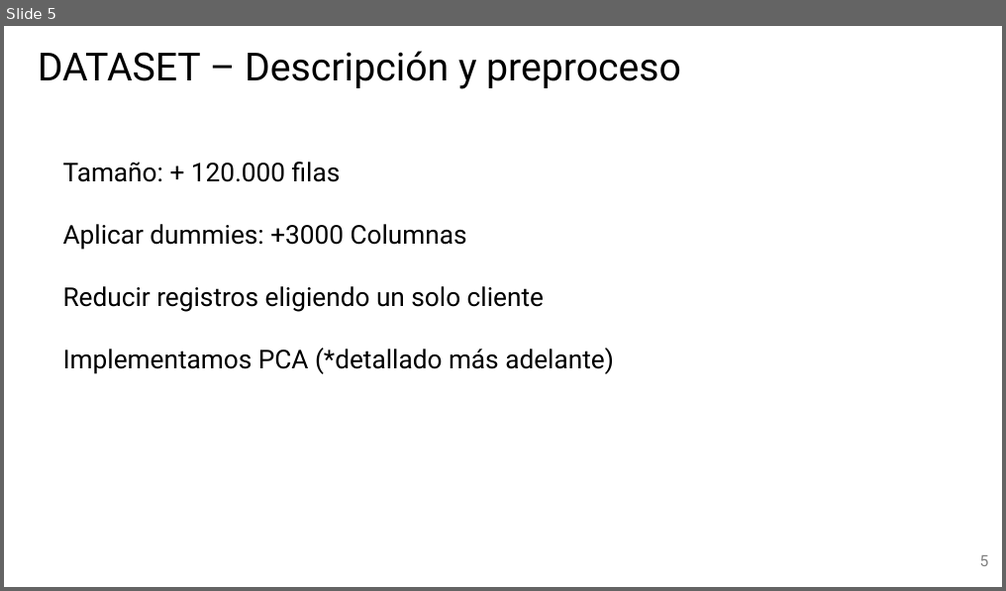
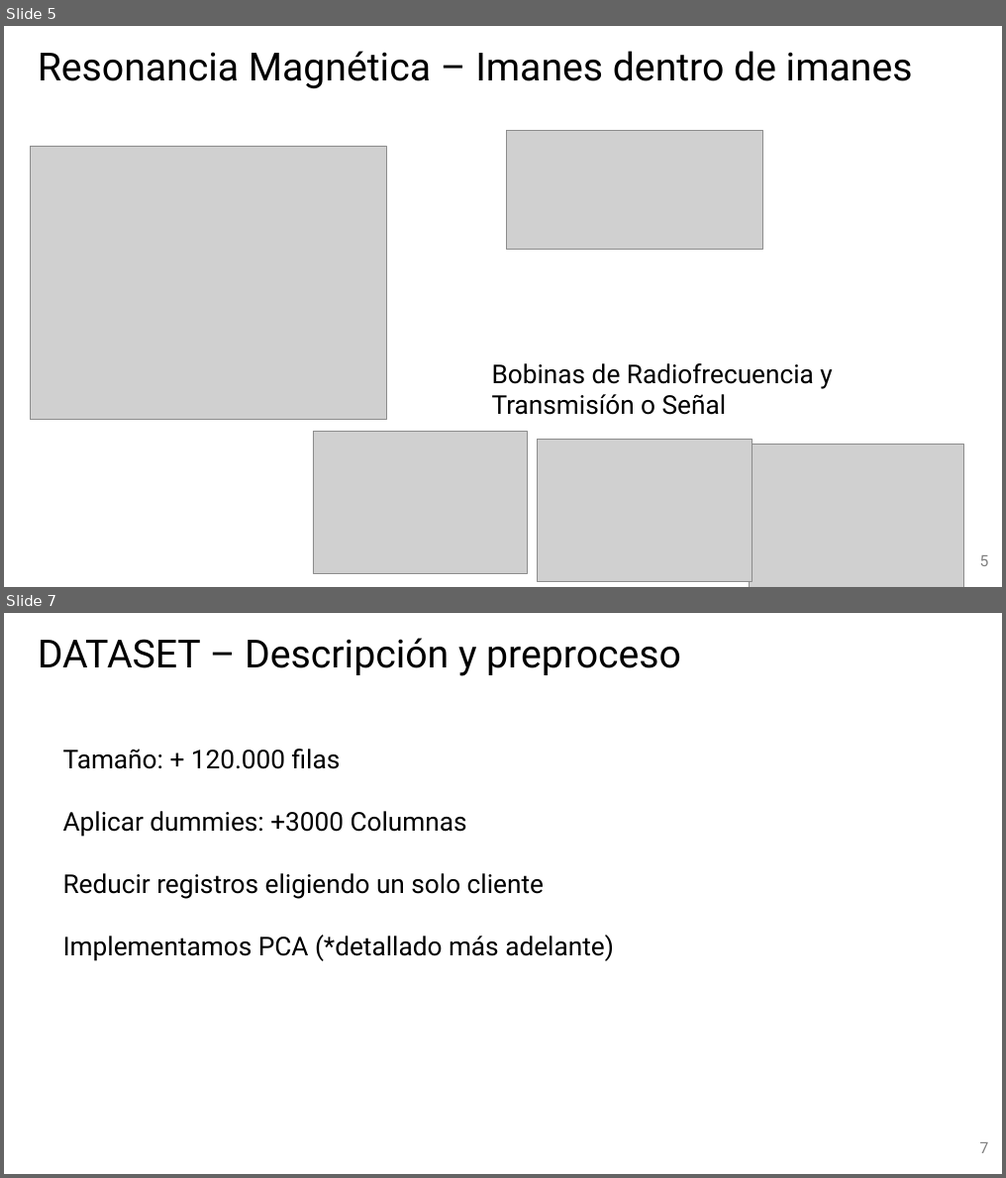
Before and after one commit to Facundo-Peloso/DH-TP-1---Grupo-10, a slide deck: TP 3/Presentación TP 3 - Grupo 10.pptx. Shown one above the other, each under a label of ours: slide 5 before the commit, slides 5 and 7 after it; the slides between them are not shown. The pictures are 1006x591 and 1006x1178 pixels, drawn with LibreOffice and Linux fonts; fonts in the diff are those of the drawing; grey boxes stand for pictures; background and template pictures are left out. Boxes give left, top, right and bottom in pixels: in the first picture for what was removed or moved away, otherwise in the second. Text is boxed around its words. In the diff, an @@ line names an element or a change of style, - is before the commit and + after.

```diff
--- a/TP 3/Presentación TP 3 - Grupo 10.pptx
+++ b/TP 3/Presentación TP 3 - Grupo 10.pptx
@@ slide 5 added at bbox=[4, 26, 1002, 587], background picture (left out) @@
@@ title added at bbox=[38, 51, 913, 88], 37.3 pt, text #000000 @@
+Resonancia Magnética – Imanes dentro de imanes
@@ picture added at bbox=[506, 130, 763, 249] @@
@@ picture added at bbox=[30, 146, 386, 420] @@
@@ text added at bbox=[492, 364, 832, 415], 25 pt, text #000000 @@
+Bobinas de Radiofrecuencia y Transmisíón o Señal
@@ picture added at bbox=[313, 431, 528, 574] @@
@@ picture added at bbox=[538, 439, 751, 582] @@
@@ picture added at bbox=[749, 445, 963, 587] @@
@@ page number added at bbox=[980, 556, 989, 567], 15 pt, text #808080 @@
+5
@@ what was slide 5 is now slide 7 @@
@@ page number at bbox=[980, 1143, 989, 1154]: text changed @@
-5
+7
```
Also in this commit, not shown: 6 slides changed, 3 other slides added, 1 slide removed.
